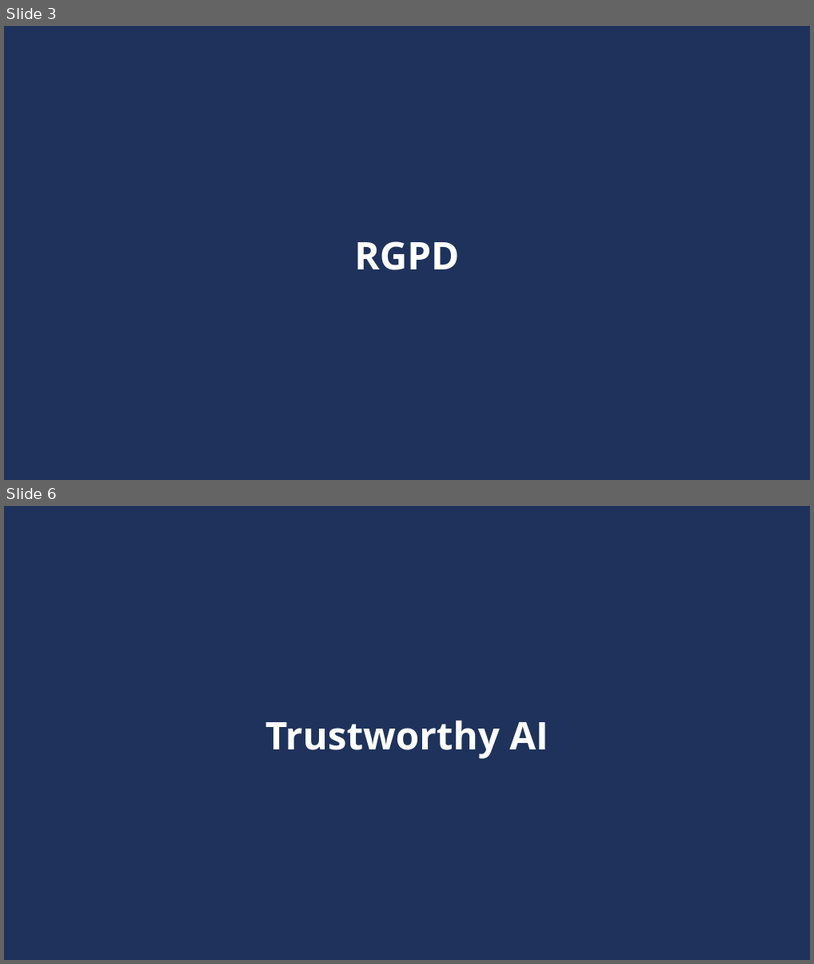
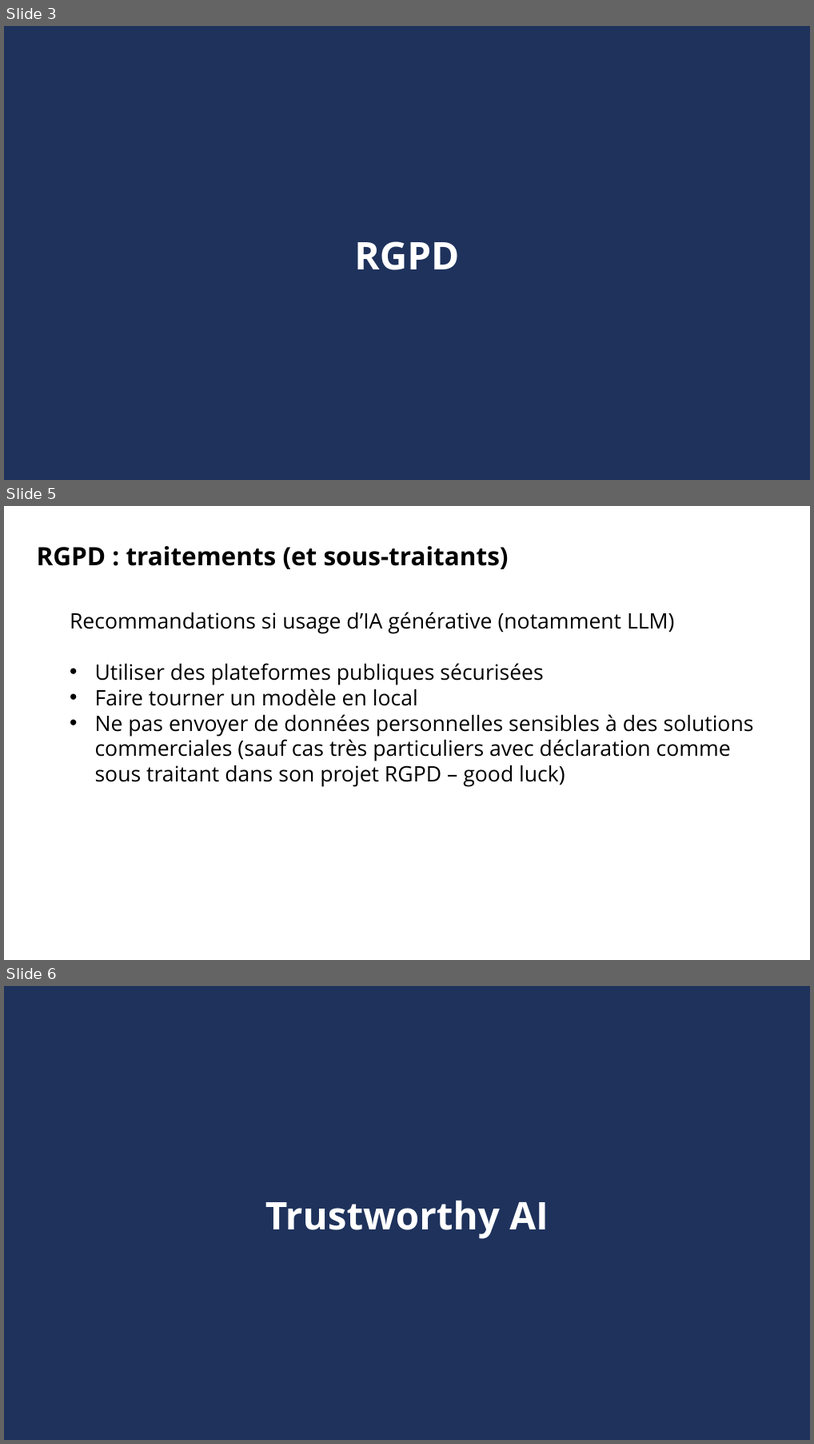
Before and after one commit to mickaeltemporao/lillelms, a slide deck: ressources/j4/1_matin/bloc-2-gouvernance-ia.pptx. Shown one above the other, each under a label of ours: slides 3 and 6 before the commit, slides 3, 5 and 6 after it; the slides between them are not shown. The pictures are 814x964 and 814x1444 pixels, drawn with LibreOffice and Linux fonts; fonts in the diff are those of the drawing. Boxes give left, top, right and bottom in pixels: in the first picture for what was removed or moved away, otherwise in the second. Text is boxed around its words. In the diff, an @@ line names an element or a change of style, - is before the commit and + after.

Commit message:
update diapo regul avec RGPD

```diff
--- a/ressources/j4/1_matin/bloc-2-gouvernance-ia.pptx
+++ b/ressources/j4/1_matin/bloc-2-gouvernance-ia.pptx
@@ slide 5 added at bbox=[4, 506, 810, 960], background #FFFFFF @@
@@ text added at bbox=[37, 546, 509, 569], 45 pt, text #000000, bold @@
+RGPD : traitements (et sous-traitants)
@@ text added at bbox=[70, 612, 754, 787], 38 pt, text #000000 @@
+Recommandations si usage d’IA générative (notamment LLM)
+• Utiliser des plateformes publiques sécurisées
+• Faire tourner un modèle en local
+• Ne pas envoyer de données personnelles sensibles à des solutions commerciales (sauf cas très particuliers avec déclaration comme sous traitant dans son projet RGPD – good luck)
```
Also in this commit, not shown: 1 other slide added, 2 slides removed.
